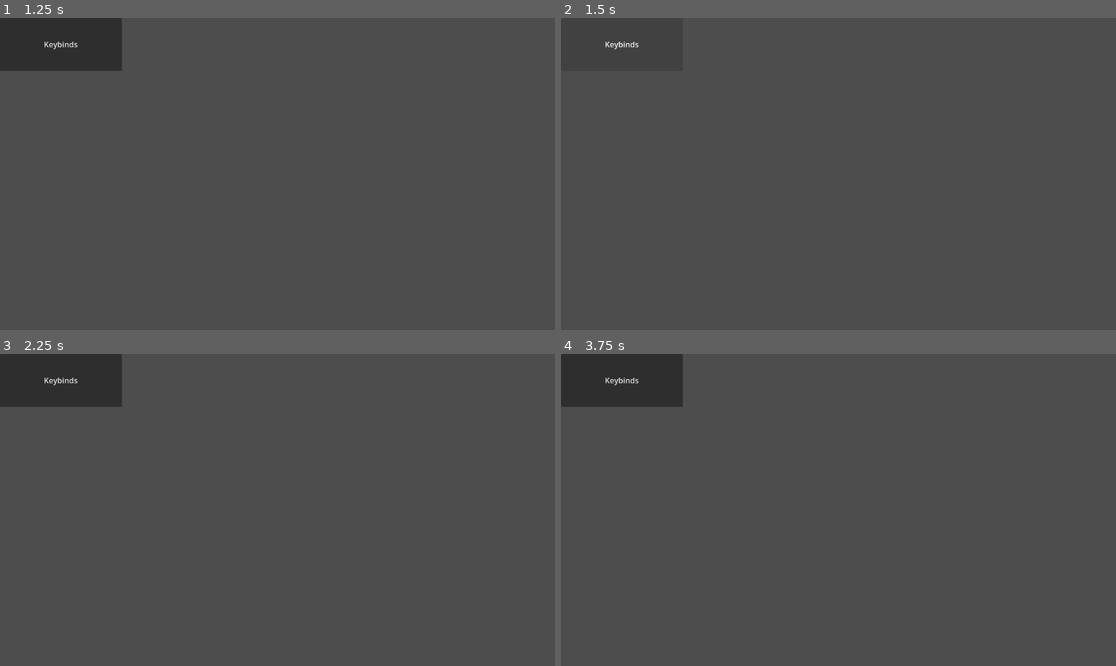
Above: before the commit, frames 1-4 (two rows, left to right).
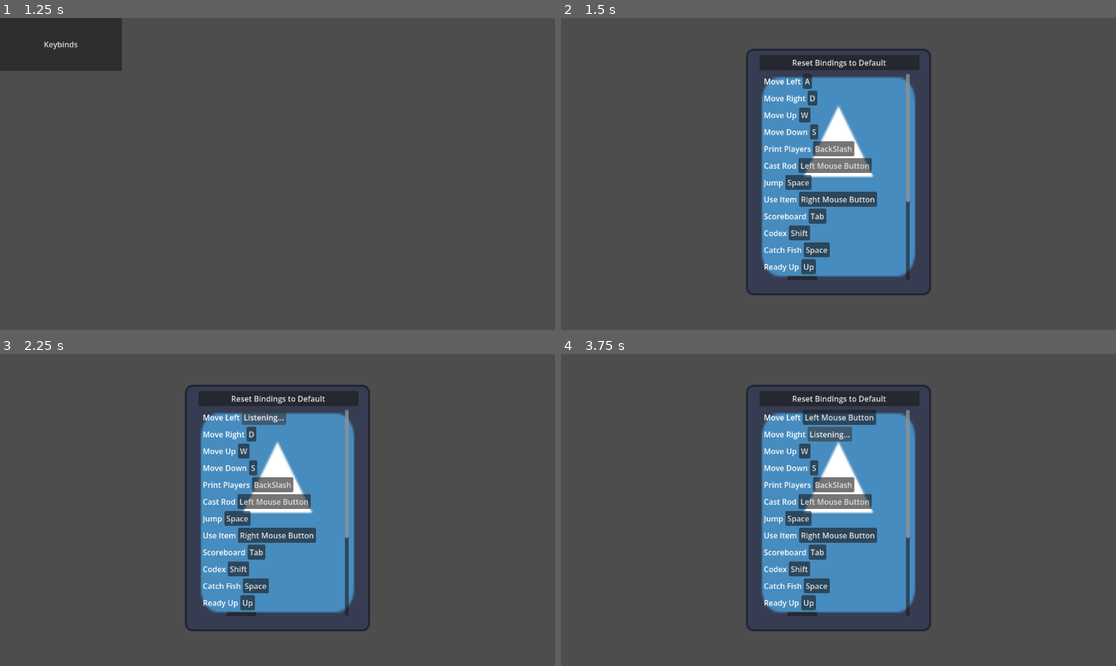
Above: after the commit, the same moments.

Repository: gmuGADIG/King-Fisher
Game: Godot game, scene res://ui/main_menu/main_menu.tscn
The game is run twice, just before and just after one commit, with the same random seed, the same clock (stepped at 60 frames per second) and the same inputs. The engine's default icon, where the game draws it, is replaced by a stand-in: a white triangle on a blue panel in a dark square.
Inputs (mouse positions are in pixels of both pictures, inside the frame that each line leads up to):
- Up to frame 1 (1.25 s): click (99, 202) at 0.5 s
- Up to frame 2 (1.5 s): click "Keybinds" at 1.25 s
- Up to frame 3 (2.25 s): click (244, 416) at 2 s, where only the run after the commit has a clickable "A"
- Up to frame 4 (3.75 s): click (827, 416) at 2.75 s, where only the run after the commit has a clickable "Listening..."; click (810, 435) at 3.5 s, where only the run after the commit has a clickable "D"

Frame 1 is identical in both runs. In frame 2, 20% of the frame differs, in the area x 8-67%, y 7-89%; in frame 3, 24%; in frame 4, 24%, in the area x 0-67%, y 0-89%.
Error before the commit: Parse Error: Function "_on_pressed" has the same name as a previously declared function. (res://ui/main_menu/main_menu.tscn::GDScript_4e78x:7)

Commit message:
Reintroduced livewell scene to player after merge

Diff:
--- a/player/player.tscn
+++ b/player/player.tscn
@@ -11,6 +11,7 @@
 [ext_resource type="PackedScene" uid="uid://dqg3ndn6eihef" path="res://sound/sfx/player/player_jump.tscn" id="9_hg6s5"]
 [ext_resource type="PackedScene" path="res://sound/sfx/player/player_land_grass.tscn" id="11_2ieo8"]
 [ext_resource type="PackedScene" path="res://sound/sfx/player/player_land_stone.tscn" id="11_land_stone"]
+[ext_resource type="PackedScene" uid="uid://dyc2qekcn8phe" path="res://ui/livewell/livewell_menu.tscn" id="12_ebec5"]
 
 [sub_resource type="CapsuleShape3D" id="CapsuleShape3D_rkbax"]
 
@@ -117,10 +118,10 @@
 script = ExtResource("2_pmesh")
 rotation_speed_curve = SubResource("Curve_pmesh")
 
-[node name="Bean" parent="Body/Armature/Skeleton3D" parent_id_path=PackedInt32Array(1691841410, 1990635821) index="0" unique_id=31764839]
+[node name="Bean" parent="Body/Armature/Skeleton3D" parent_id_path=PackedInt32Array(1691841410, 1626350502) index="0" unique_id=941881188]
 layers = 2
 
-[node name="Bones" type="PhysicalBoneSimulator3D" parent="Body/Armature/Skeleton3D" parent_id_path=PackedInt32Array(1691841410, 1990635821) index="1" unique_id=1885720731 node_paths=PackedStringArray("player")]
+[node name="Bones" type="PhysicalBoneSimulator3D" parent="Body/Armature/Skeleton3D" parent_id_path=PackedInt32Array(1691841410, 1626350502) index="1" unique_id=1885720731 node_paths=PackedStringArray("player")]
 script = ExtResource("6_boad6")
 player = NodePath("../../../..")
 
@@ -1235,4 +1236,6 @@
 
 [node name="PlayerLandGrass" parent="Sounds" unique_id=301000001 instance=ExtResource("11_2ieo8")]
 
+[node name="LivewellMenu" parent="." unique_id=1231020864 instance=ExtResource("12_ebec5")]
+
 [editable path="Body"]
--- a/ui/main_menu/main_menu.tscn
+++ b/ui/main_menu/main_menu.tscn
@@ -13,13 +13,19 @@
 
 [sub_resource type="CanvasTexture" id="CanvasTexture_6q35d"]
 
+[sub_resource type="GDScript" id="GDScript_s4pem"]
+script/source = "extends Button
+
+func _on_pressed() -> void:
+	get_tree().change_scene_to_file(\"res://ui/keybinds/keybind_menu.tscn\")
+"
+
 [sub_resource type="GDScript" id="GDScript_4e78x"]
 script/source = "extends Button
 
 
 
-func _on_pressed() -> void:
-	get_tree().change_scene_to_file(\"res://ui/keybinds/keybind_menu.tscn\")
+
 func _on_pressed() -> void:
 	get_tree().change_scene_to_file(\"res://temp/start_test/world/world.tscn\")
 "
@@ -130,6 +136,7 @@
 offset_right = 253.0
 offset_bottom = 110.0
 text = "Keybinds"
+script = SubResource("GDScript_s4pem")
 
 [node name="Button" type="Button" parent="." unique_id=75611758]
 visible = false
